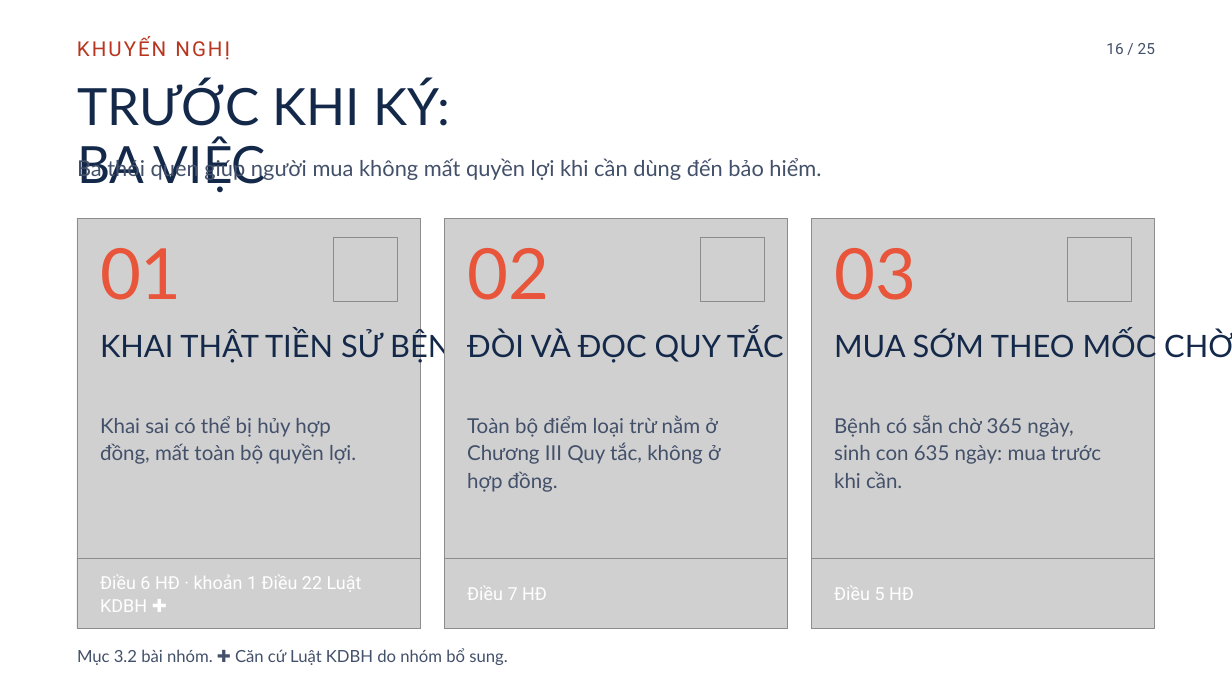
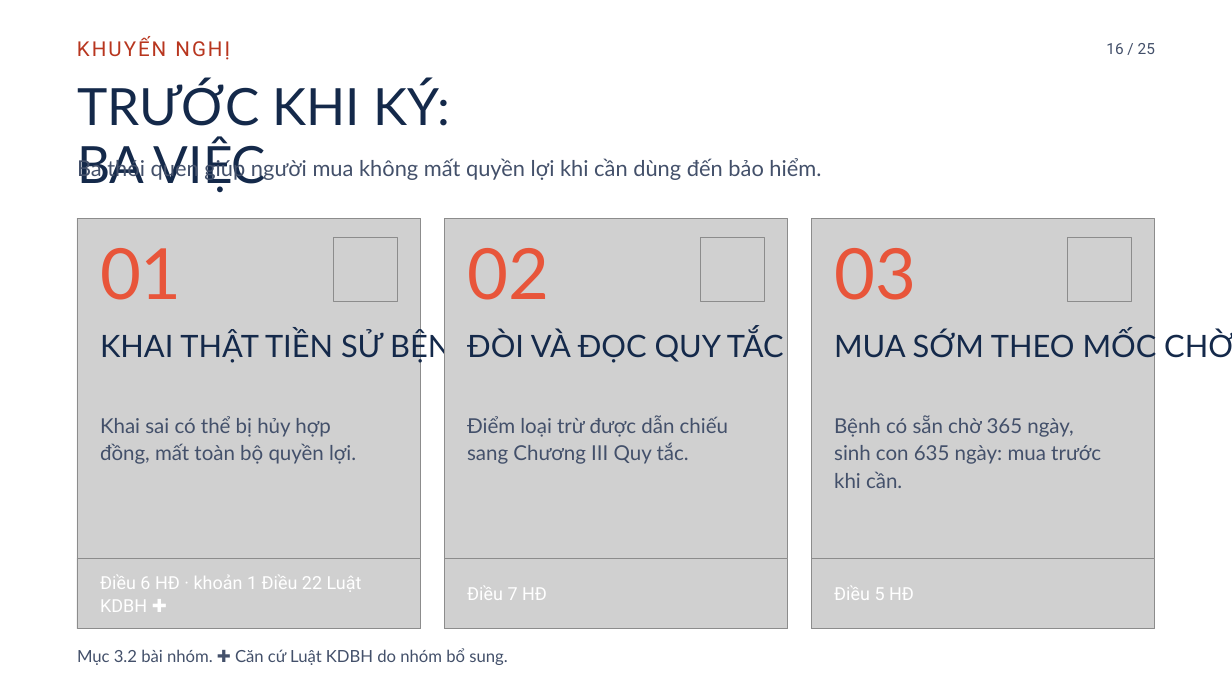
Before and after one commit to tranquanghaofake-dotcom/Law, a slide deck: slide 16 of docs/bai/hd-bao-hiem-an-gia/hd-bao-hiem-an-gia.pptx. Drawn at 1232x693 pixels with LibreOffice and Linux fonts; fonts in the diff are those of the drawing; grey boxes stand for pictures; background and template pictures are left out. Boxes give left, top, right and bottom in pixels: in the first picture for what was removed or moved away, otherwise in the second. Text is boxed around its words. In the diff, an @@ line names an element or a change of style, - is before the commit and + after.

```diff
--- a/docs/bai/hd-bao-hiem-an-gia/hd-bao-hiem-an-gia.pptx
+++ b/docs/bai/hd-bao-hiem-an-gia/hd-bao-hiem-an-gia.pptx
@@ text at (467, 415, 728, 464): text changed @@
-Toàn bộ điểm loại trừ nằm ở
-Chương III Quy tắc, không ở
-hợp đồng.
+Điểm loại trừ được dẫn chiếu
+sang Chương III Quy tắc.
```
Also in this commit, not shown: 3 other slides changed, 3 other files.
